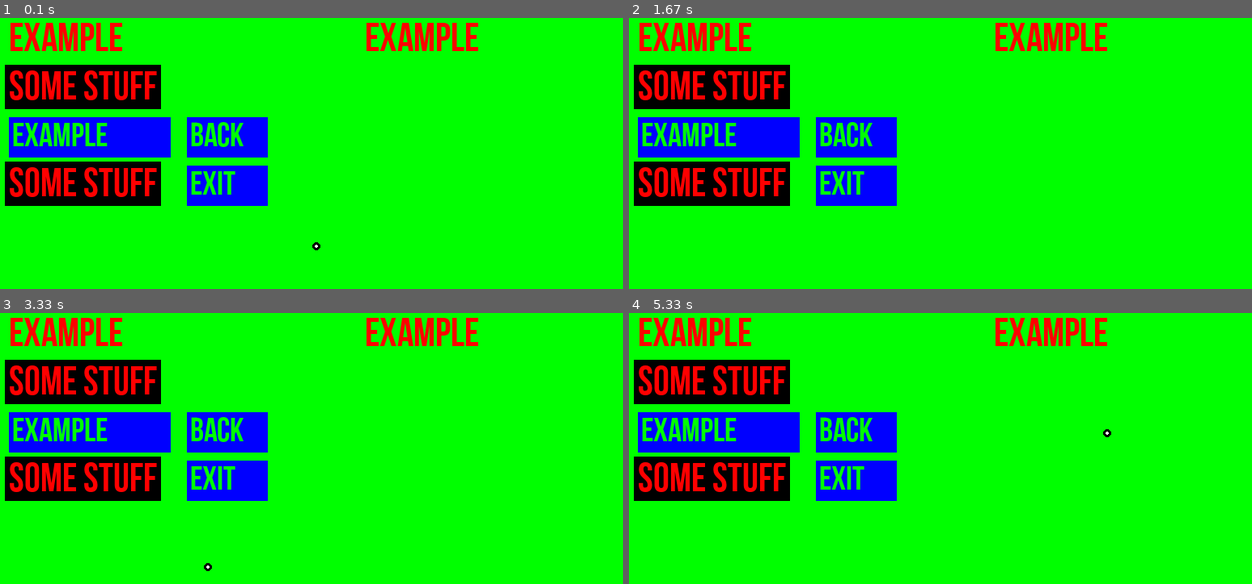
Above: before the commit, frames 1-4 (two rows, left to right).
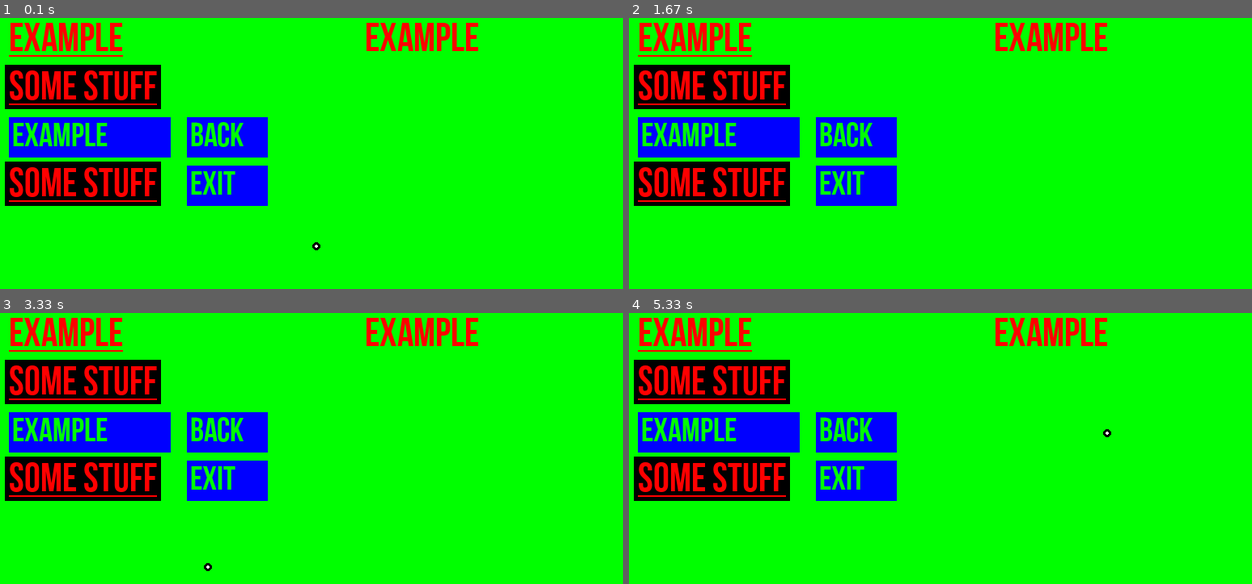
Above: after the commit, the same moments.

Repository: savagewil/Arcadia
Game: pygame game, started from ArcadiaCleint.py
The game is run twice, just before and just after one commit, with the same random seed, the same clock (stepped at 60 frames per second) and the same inputs.
Inputs:
- Up to frame 1 (0.1 s): no input
- Up to frame 2 (1.67 s): hold Right 0.33-0.8 s
- Up to frame 3 (3.33 s): hold Left 1.72-2.25 s; hold Down 2.28-2.58 s; hold Up from 3.05 s (still down)
- Up to frame 4 (5.33 s): release Up at 3.42 s; hold Right 3.45-4.08 s; tap Space at 4.52 s; hold Left 4.85-5.32 s

The runs differ from the first frame. In frame 1, 0.4% of the frame differs, in the area x 1-26%, y 13-68%; in frame 2, 0.4%; in frame 3, 0.4%; in frame 4, 0.4%.

Commit message:
Modified

Diff:
--- a/Components/Label.py
+++ b/Components/Label.py
@@ -114,18 +114,12 @@
             color2 = self.colors[1]
             color = self.colors[0]
             if self.background:
-                c1 = 255
-                c2 = 255
-                c3 = 255
-                if not color[0] > 235:
-                    c1 = color[0] + 20
-                elif not color[1] > 235:
-                    c2 = color[1] + 20
-                elif not color[2] > 235:
-                    c3 = color[2] + 20
-                color_ = c1, c2, c3, 255
+
                 rect = pygame.Rect(self.Backloc, self.backLength_Width)
                 pygame.draw.rect(surface, color, rect)
+
             font = pygame.font.Font(self.font, self.height)
+            if not self.hover:
+                font.set_underline(True)
             text = font.render(self.text, 1, color2)
             surface.blit(text, self.loc)
